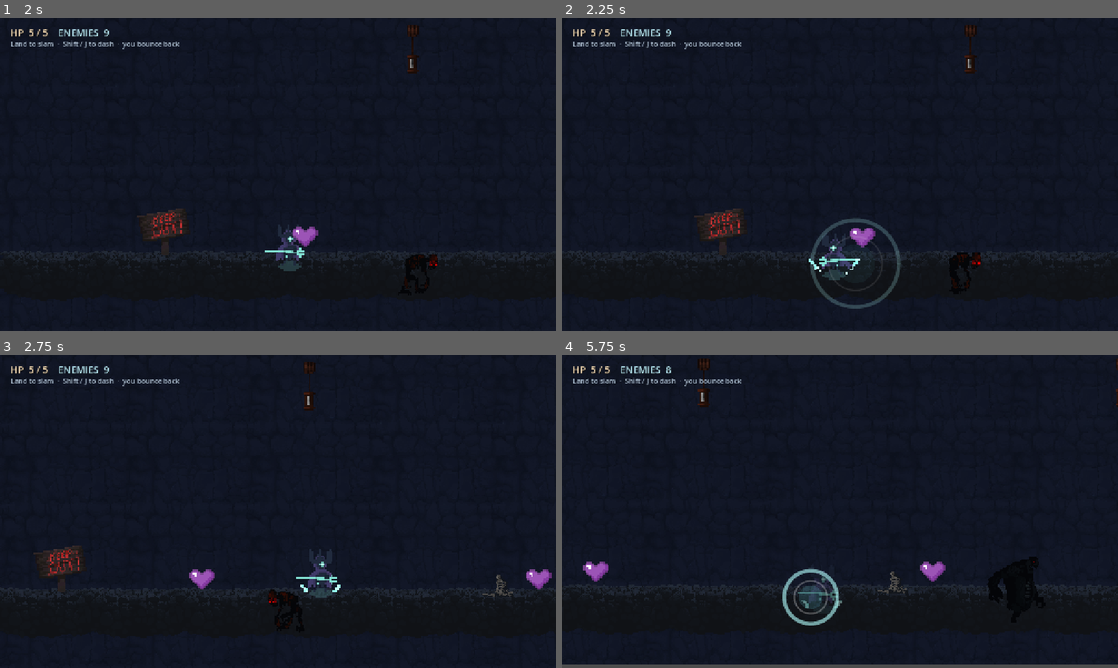
Above: before the commit, frames 1-4 (two rows, left to right).
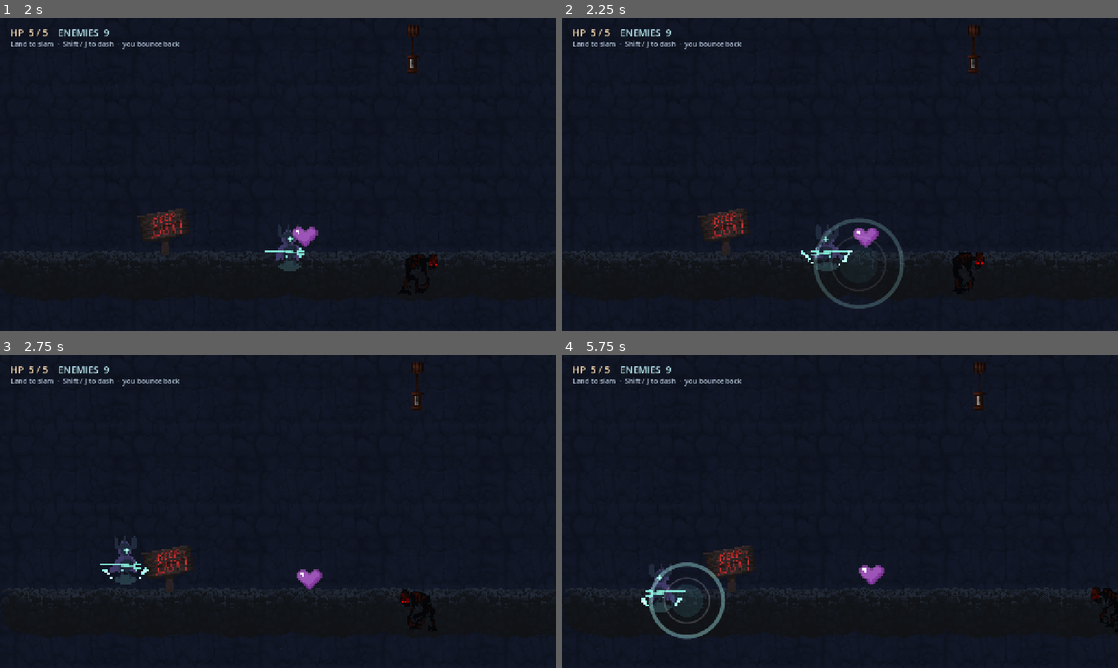
Above: after the commit, the same moments.

Repository: Mk1A-Falcon/Shadow-Bouncing
Game: Godot game, scene res://scenes/main_menu.tscn
The game is run twice, just before and just after one commit, with the same random seed, the same clock (stepped at 60 frames per second) and the same inputs.
Inputs (mouse positions are in pixels of both pictures, inside the frame that each line leads up to):
- Up to frame 1 (2 s): click (278, 177) at 0.5 s; hold D (move_right) from 1.28 s (still down); tap Shift (dash) at 1.35 s; tap Space (jump) at 1.52, 1.55, 1.82 s
- Up to frame 2 (2.25 s): keep holding D (move_right); tap Space (jump) at 2.1 s
- Up to frame 3 (2.75 s): keep holding D (move_right); tap Space (jump) at 2.27, 2.57 s; tap Shift (dash) at 2.3 s
- Up to frame 4 (5.75 s): release D (move_right) at 2.78 s; hold A (move_left) 2.78-3.53 s; tap Shift (dash) at 2.85, 3.8, 4.35, 5.3 s; tap Space (jump) at 3.05, 3.77, 4.07, 4.52, 4.55, 4.82, 5.1, 5.27, 5.57 s; hold D (move_right) 3.53-5.03 s; tap J at 3.6 s; hold A (move_left) from 5.03 s (still down)

Frame 1 is identical in both runs. In frame 2, 2.2% of the frame differs, in the area x 1-100%, y 2-93%; in frame 3, 3.1%; in frame 4, 5.5%, in the area x 0-100%, y 1-100%.

Commit message:
commit

Diff:
--- a/project.godot
+++ b/project.godot
@@ -18,6 +18,7 @@
 [autoload]
 
 InputSetup="*res://scripts/input_setup.gd"
+Sfx="*res://scripts/sfx.gd"
 
 [display]
 
--- a/scripts/enemy.gd
+++ b/scripts/enemy.gd
@@ -152,6 +152,7 @@
 	collision.set_deferred("disabled", true)
 	touch.monitoring = false
 	_play("death")
+	Sfx.play("plat_enemy_pop", -8.0)
 	died.emit()
 	await sprite.animation_finished
 	queue_free()
--- a/scripts/landing_shock.gd
+++ b/scripts/landing_shock.gd
@@ -53,3 +53,4 @@
 		return
 	_hit.append(id)
 	body.take_hit(DAMAGE, global_position)
+	Sfx.play("plat_stomp", -9.0)
--- a/scripts/player.gd
+++ b/scripts/player.gd
@@ -13,8 +13,9 @@
 const FALL_GRAVITY := 1.35
 const COYOTE := 0.09
 const JUMP_BUFFER := 0.12
-const BOUNCE_SPEED := 260.0
-const BOUNCE_UP := -36.0
+const BOUNCE_SPEED := 340.0
+const BOUNCE_UP := -160.0
+const BOUNCE_TIME := 0.28
 const MIN_LAND_SPEED := 70.0
 const MAX_HEALTH := 5
 const I_FRAMES := 0.8
@@ -39,6 +40,7 @@
 var _anim := "idle"
 var _dash_time := 0.0
 var _dash_cd := 0.0
+var _skip_land_sfx := false
 
 @onready var sprite: AnimatedSprite2D = $AnimatedSprite2D
 @onready var collision: CollisionShape2D = $CollisionShape2D
@@ -113,6 +115,7 @@
 		_coyote = 0.0
 		_jump_buf = 0.0
 		_play("jump")
+		Sfx.play("plat_jump_heavy", -5.0)
 
 	if not is_on_floor() and Input.is_action_just_released("jump") and velocity.y < 0.0:
 		velocity.y *= JUMP_CUT
@@ -143,6 +146,11 @@
 		_airborne = false
 		if _jump_armed and _peak_fall >= MIN_LAND_SPEED:
 			_bounce_back()
+		else:
+			if _skip_land_sfx:
+				_skip_land_sfx = false
+			else:
+				Sfx.play("plat_land_soft", -9.0)
 		_jump_armed = false
 		_peak_fall = 0.0
 
@@ -160,6 +168,7 @@
 	velocity.x = facing * DASH_SPEED
 	velocity.y = minf(velocity.y, 40.0)
 	_play("dash")
+	Sfx.play("plat_dash_start", -9.0)
 	_shake()
 
 
@@ -176,9 +185,13 @@
 	velocity.x = -_air_facing * BOUNCE_SPEED
 	velocity.y = BOUNCE_UP
 	facing = -_air_facing
-	_bounce_time = 0.22
+	_bounce_time = BOUNCE_TIME
 	_hurt_time = maxf(_hurt_time, 0.18)
 	_play("dash")
+	Sfx.play("plat_land_heavy", -4.0)
+	# The bounce pops us up off the floor; suppress the soft land on the
+	# way back down so it doesn't stack with the heavy impact.
+	_skip_land_sfx = true
 	landed_shock.emit()
 	_shake()
 
--- /dev/null
+++ b/scripts/sfx.gd
@@ -0,0 +1,69 @@
+extends Node
+
+# Pooled one-shot sound effects from the 8-Bit Arcade SFX Vol.2 pack
+# (assets/8-Bit-Arcade-SFX-Vol2-Platformer-Essentials). Each entry is a
+# group of interchangeable takes; a random take is played each time and the
+# same take never repeats back to back.
+
+const ROOT := "res://assets/8-Bit-Arcade-SFX-Vol2-Platformer-Essentials/ogg/"
+
+# sound name -> [folder, number of takes]
+const SOUNDS := {
+	"plat_jump_heavy": ["01_jump", 5],
+	"plat_land_heavy": ["02_land", 4],
+	"plat_land_hard": ["02_land", 4],
+	"plat_land_soft": ["02_land", 4],
+	"plat_dash_start": ["04_dash", 3],
+	"plat_stomp": ["08_stomp", 5],
+	"plat_enemy_pop": ["08_stomp", 3],
+}
+
+const DEFAULT_VOLUME_DB := -6.0
+const POOL_SIZE := 8
+
+var _cache := {}
+var _last := {}
+var _pool: Array[AudioStreamPlayer] = []
+var _next := 0
+
+
+func _ready() -> void:
+	process_mode = Node.PROCESS_MODE_ALWAYS
+	for i in POOL_SIZE:
+		var p := AudioStreamPlayer.new()
+		p.bus = "Master"
+		add_child(p)
+		_pool.append(p)
+
+
+func play(sound: String, volume_db := DEFAULT_VOLUME_DB, pitch_jitter := 0.05) -> void:
+	if not SOUNDS.has(sound):
+		push_warning("Sfx: unknown sound '%s'" % sound)
+		return
+	var folder: String = SOUNDS[sound][0]
+	var count: int = SOUNDS[sound][1]
+	var take := randi() % count
+	# Avoid playing the exact same take twice in a row.
+	if count > 1 and int(_last.get(sound, -1)) == take:
+		take = (take + 1 + randi() % (count - 1)) % count
+	_last[sound] = take
+	var path := "%s%s/%s_%02d.ogg" % [ROOT, folder, sound, take + 1]
+	var stream := _get_stream(path)
+	if stream == null:
+		return
+	var p := _pool[_next]
+	_next = (_next + 1) % _pool.size()
+	p.stream = stream
+	p.volume_db = volume_db
+	p.pitch_scale = 1.0 + randf_range(-pitch_jitter, pitch_jitter)
+	p.play()
+
+
+func _get_stream(path: String) -> AudioStream:
+	if not _cache.has(path):
+		var res := load(path)
+		if res == null:
+			push_warning("Sfx: could not load '%s'" % path)
+			return null
+		_cache[path] = res
+	return _cache[path]
Not shown, added: scripts/sfx.gd.uid
